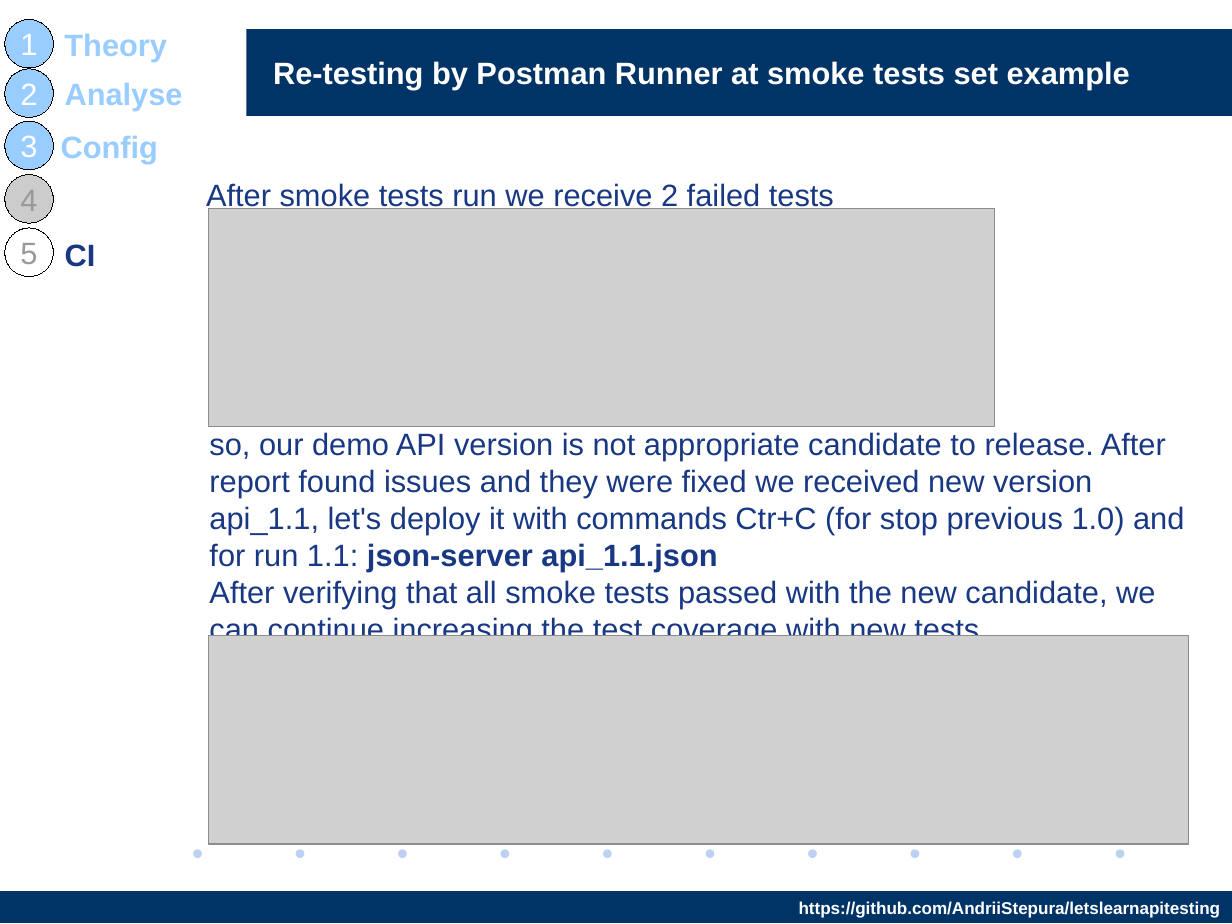
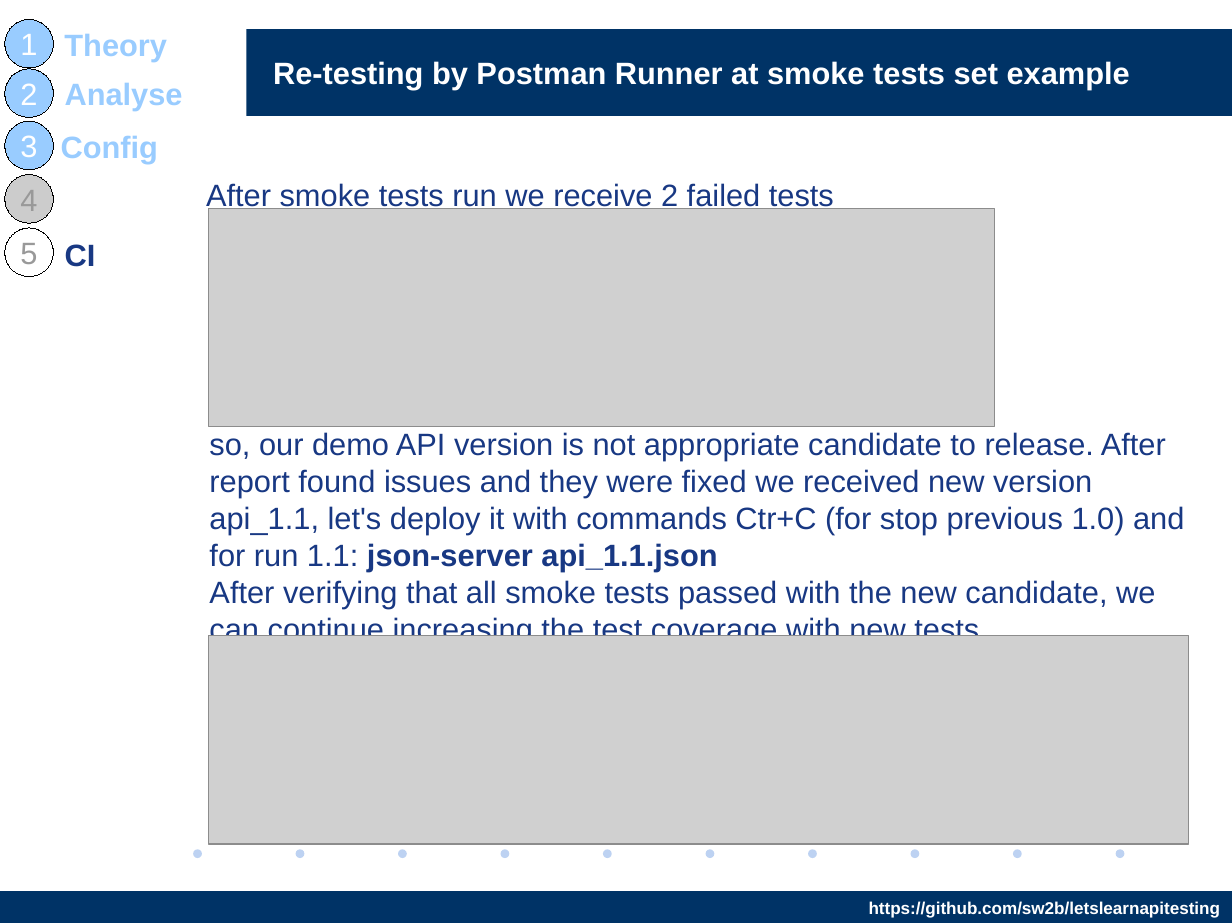
Before and after one commit to AndriiStepura/letslearnapitesting, a slide deck: slide 21 of StartTestingApiWithPostman.odp. Drawn at 1232x924 pixels with LibreOffice and Linux fonts; fonts in the diff are those of the drawing; grey boxes stand for pictures; background and template pictures are left out. Boxes give left, top, right and bottom in pixels: in the first picture for what was removed or moved away, otherwise in the second. Text is boxed around its words. In the diff, an @@ line names an element or a change of style, - is before the commit and + after.

```diff
--- a/StartTestingApiWithPostman.odp
+++ b/StartTestingApiWithPostman.odp
@@ text in rectangle at <box>869,901,1221,918</box>: text changed @@
-https://github.com/AndriiStepura/letslearnapitesting
+https://github.com/sw2b/letslearnapitesting
```
Also in this commit, not shown: 30 other slides changed, 1 other file.
